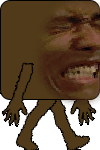
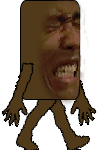
Layer changes from the first 100 x 150 image to the second:
painted on "Layer 1" over [34, 0, 100, 107]
painted on "Rounded Rectangle 1" over [0, 0, 100, 100]
